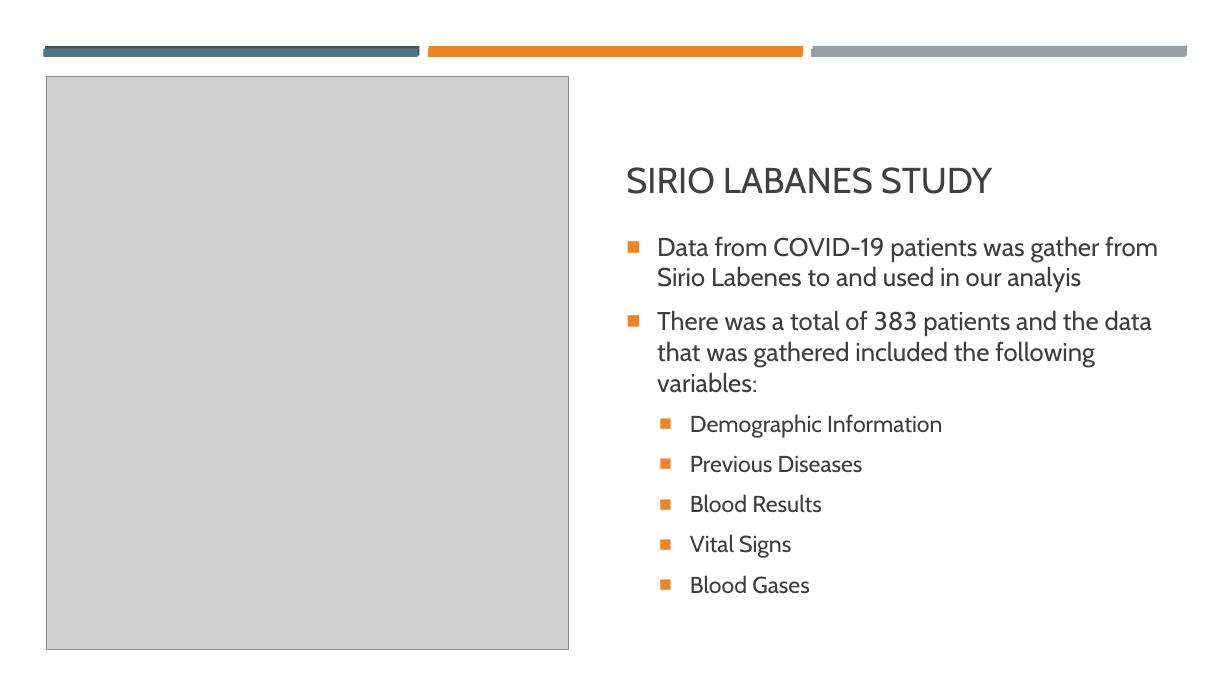
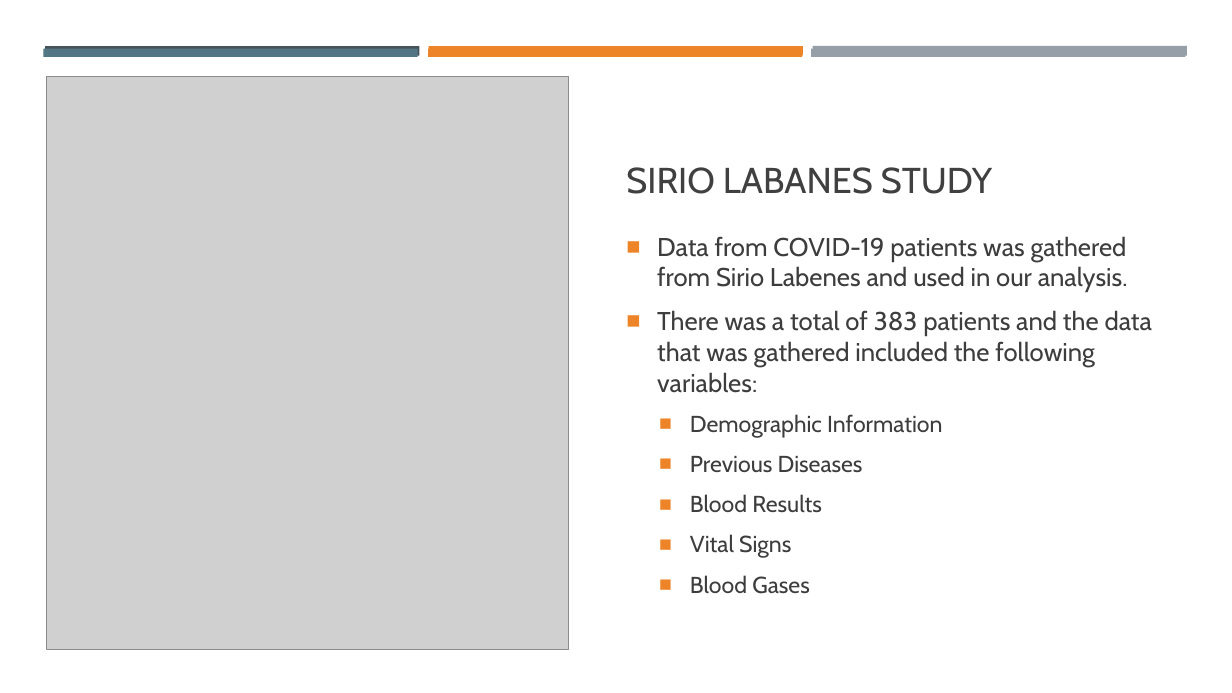
Before and after one commit to AngelicaB93/COVID_19_ICU_Admission_Data_Science_Capstone, a slide deck: slide 5 of ICU Admissions Capstone.pptx. Drawn at 1232x693 pixels with LibreOffice and Linux fonts; fonts in the diff are those of the drawing; grey boxes stand for pictures. Boxes give left, top, right and bottom in pixels: in the first picture for what was removed or moved away, otherwise in the second. Text is boxed around its words. In the diff, an @@ line names an element or a change of style, - is before the commit and + after.

```diff
--- a/ICU Admissions Capstone.pptx
+++ b/ICU Admissions Capstone.pptx
@@ text at (x1=657, y1=236, x2=1128, y2=292): text changed @@
-■ Data from COVID-19 patients was gather from Sirio Labenes to and used in our analyis
+■ Data from COVID-19 patients was gathered from Sirio Labenes and used in our analysis.
```
Also in this commit, not shown: 7 other slides changed.
